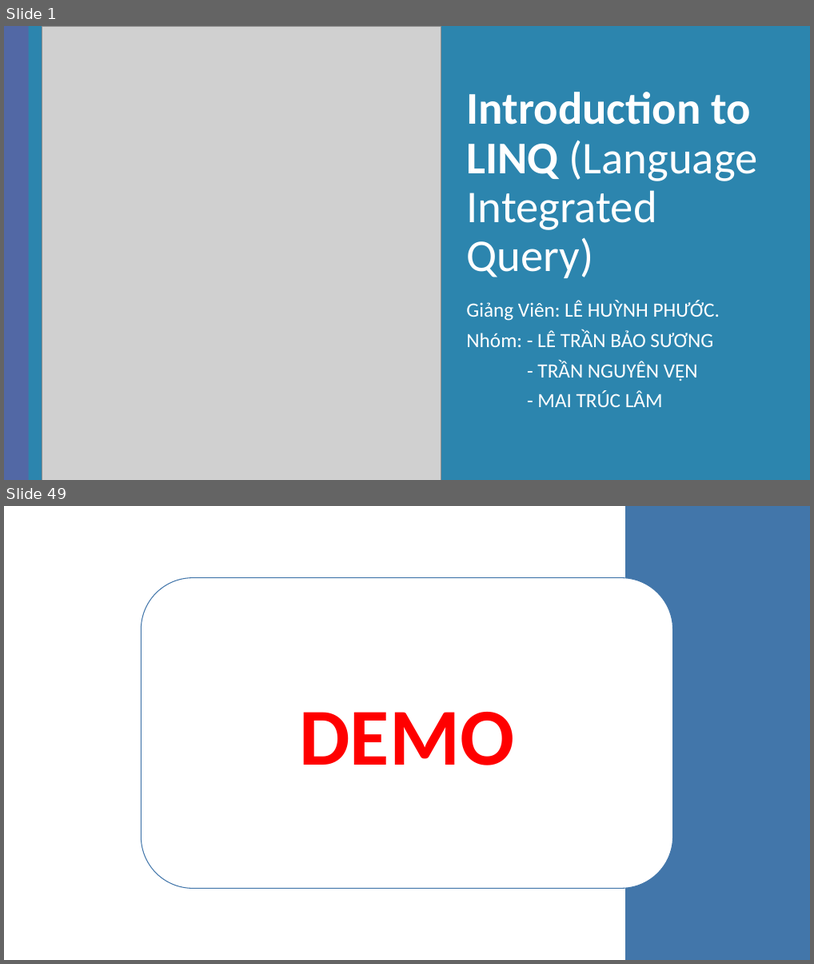
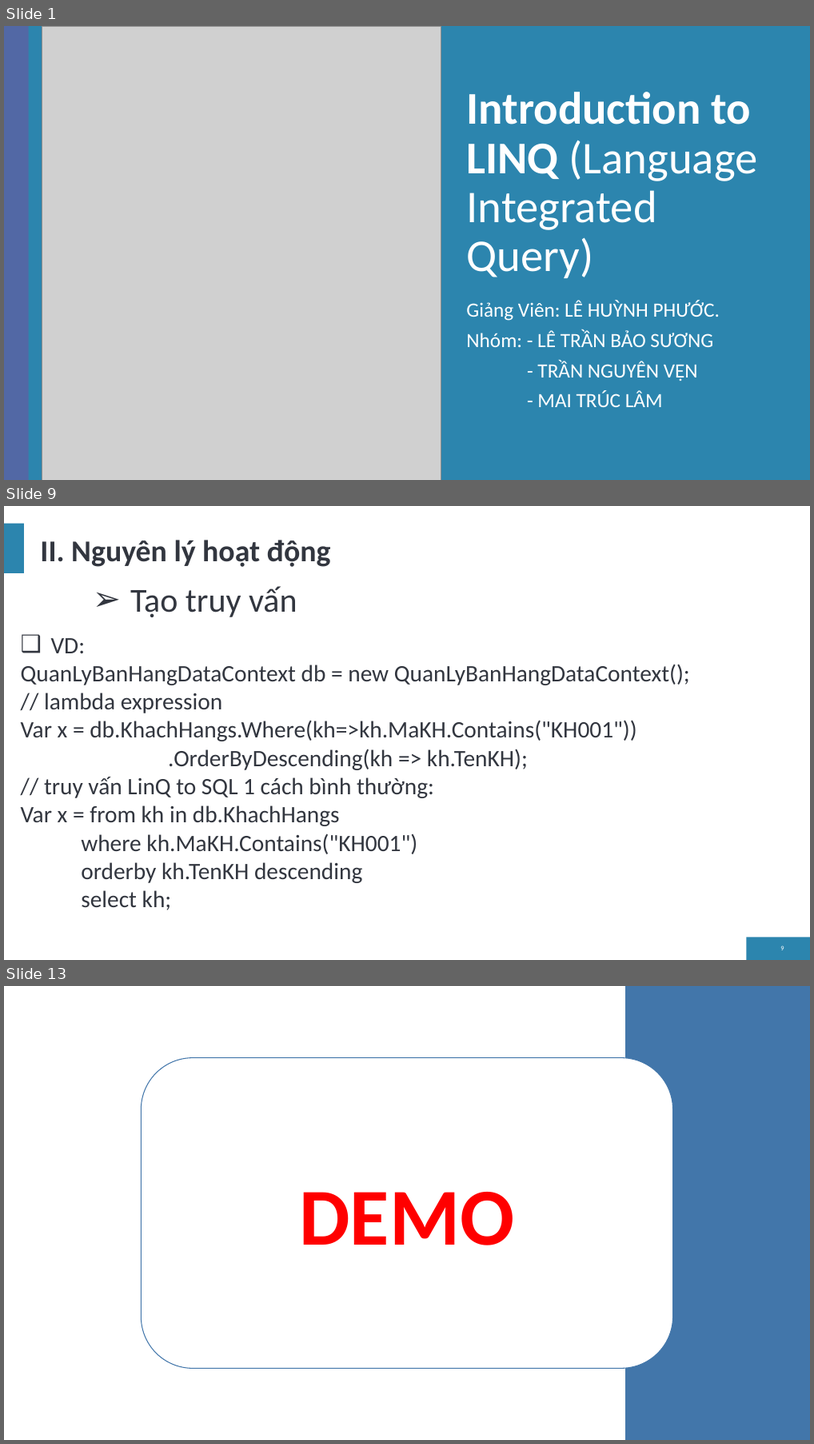
Before and after one commit to letranbaosuong/Lap-Trinh-Moi-Truong-Truc-Quan, a slide deck: Bao_Cao/LinQ.pptx. Shown one above the other, each under a label of ours: slides 1 and 49 before the commit, slides 1, 9 and 13 after it; the slides between them are not shown. The pictures are 814x964 and 814x1444 pixels, drawn with LibreOffice and Linux fonts; fonts in the diff are those of the drawing; grey boxes stand for pictures; background and template pictures are left out. Boxes give left, top, right and bottom in pixels: in the first picture for what was removed or moved away, otherwise in the second. Text is boxed around its words. In the diff, an @@ line names an element or a change of style, - is before the commit and + after.

```diff
--- a/Bao_Cao/LinQ.pptx
+++ b/Bao_Cao/LinQ.pptx
@@ slide 9 added at bbox=[4, 506, 810, 960], background #FFFFFF; not listed: 2 template elements that a slide beside it also shows @@
@@ title added at bbox=[40, 540, 331, 567], 36 pt, text #32363F, bold @@
+II. Nguyên lý hoạt động
@@ text added at bbox=[130, 586, 297, 617], 40 pt, text #32363F @@
+➢ Tạo truy vấn
@@ text added at bbox=[21, 638, 690, 910], 28 pt, text #32363F @@
+❑ VD:
+QuanLyBanHangDataContext db = new QuanLyBanHangDataContext();
+// lambda expression
+Var x = db.KhachHangs.Where(kh=>kh.MaKH.Contains("KH001"))
+.OrderByDescending(kh => kh.TenKH);
+// truy vấn LinQ to SQL 1 cách bình thường:
+Var x = from kh in db.KhachHangs
+where kh.MaKH.Contains("KH001")
+orderby kh.TenKH descending
+select kh;
@@ page number added at bbox=[781, 945, 784, 950], 8 pt, text #FFFFFF @@
+9
@@ what was slide 49 is now slide 13 @@
```
Also in this commit, not shown: 10 other slides added, 55 slides removed, 46 other files.
